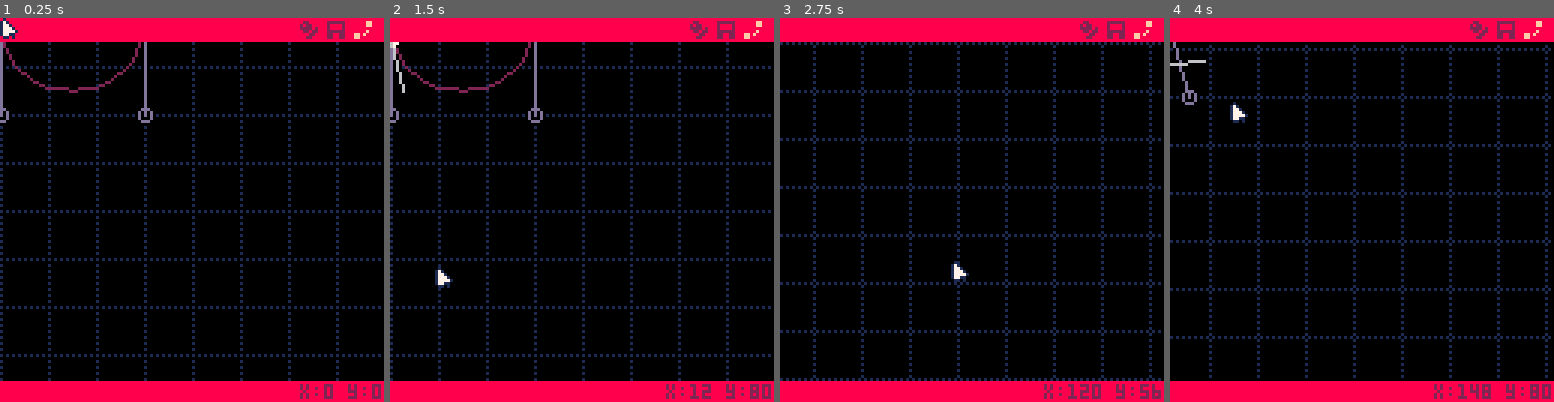
Above: before the commit, frames 1-4 (left to right).
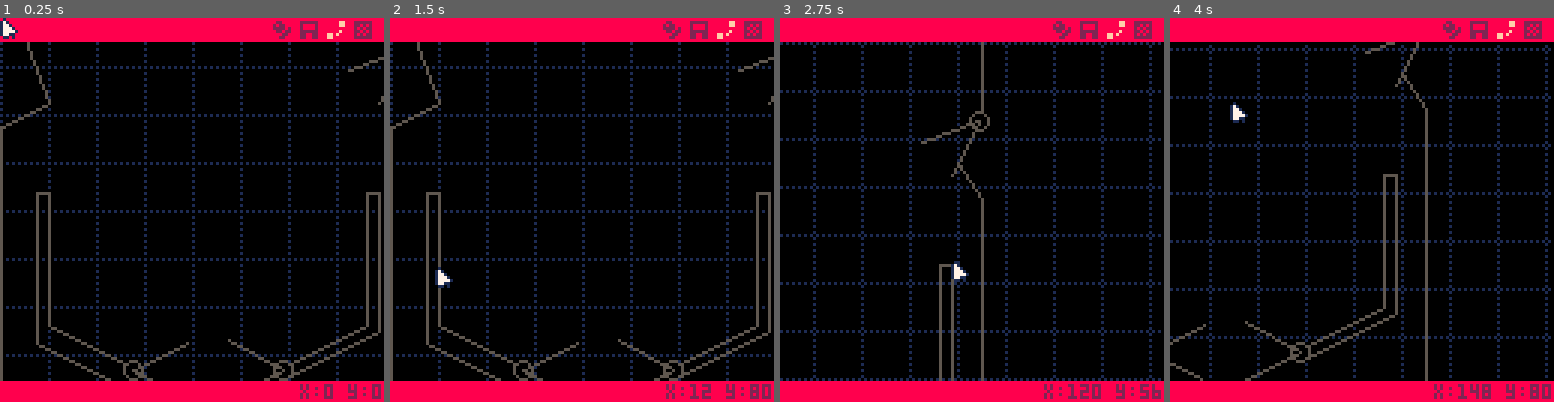
Above: after the commit, the same moments.

Repository: LouieChapm/Super3dPinball
Game: PICO-8 cartridge pinball_editor.p8
The game is run twice, just before and just after one commit, with the same random seed, the same clock (stepped at 60 frames per second) and the same inputs.
Inputs (mouse positions are in pixels of both pictures, inside the frame that each line leads up to):
- Up to frame 1 (0.25 s): no input
- Up to frame 2 (1.5 s): click (670, 121) at 0.67 s; click (436, 267) at 1.22 s
- Up to frame 3 (2.75 s): hold Right 1.6-2.1 s; click (887, 114) at 1.77 s; hold Up 2.15-2.42 s; click (952, 259) at 2.32 s; hold Right from 2.47 s (still down)
- Up to frame 4 (4 s): click (1404, 106) at 2.87 s; release Right at 3.03 s; hold Left 3.08-3.58 s; click (1465, 256) at 3.42 s; hold Down 3.63-3.97 s; click (1231, 102) at 3.97 s

The runs differ from the first frame. In frame 1, 4.5% of the frame differs, in the area x 0-100%, y 0-95%; in frame 2, 4.5%; in frame 3, 2.0%; in frame 4, 3.0%.

Commit message:
feature: start sensors

Diff:
--- a/pinball_editor.p8
+++ b/pinball_editor.p8
@@ -17,7 +17,7 @@
 show_points = true
 
 current_mode_index = 1
-modes_names=split"polygon edit,place parts,spline edit"
+modes_names=split"polygon edit,place parts,spline edit,place sensors"
 num_ui_modes = #modes_names
 modes_ui_x = 126 - num_ui_modes*9 		-- horizontal place to start drawing modes ui buttons
 
@@ -147,7 +147,7 @@
 
 	local mx,my = world_to_screen(MOUSE_X, MOUSE_Y)
 	CURSORXYSTRING = "x:" .. ((MOUSE_X - MOUSE_X%SNAP)) .. " y:" .. (MOUSE_Y - MOUSE_Y%SNAP)
-	if(not ZOOM_INACTIVE)CURSORXYSTRING = "zoom active"
+	if(not ZOOM_INACTIVE)CURSORXYSTRING = "zoom active"		-- hide the cursor coordinates when zoomed out bc I can't figure it out todo ?
 
 
 	update_cursor()
@@ -325,6 +325,7 @@
 	if(current_mode=="polygon edit")update_ui_polygon()
 	if(current_mode=="place parts")update_ui_parts()
 	if(current_mode=="spline edit")update_ui_splines()
+	if(current_mode=="place sensors")update_ui_sensors()
 
 	if mouseY_raw < 8 then
 		if mouseX_raw > modes_ui_x-2 then
@@ -347,6 +348,8 @@
 							goto_parts()
 						elseif mode_index == 3 then
 							goto_splines()
+						elseif mode_index == 4 then
+							goto_sensors()
 						end
 					end
 				end
@@ -388,6 +391,8 @@
 
 		cursor_selection = _point
 		SELECTION_INFO = "move point"
+
+		cursor_mode = 2
 	end
 
 	if _point.hover and MOUSE_CLICK then
@@ -417,6 +422,7 @@
 	if(current_mode=="polygon edit")draw_mode_polygon()
 	if(current_mode=="place parts")draw_mode_parts()
 	if(current_mode=="spline edit")draw_mode_spline()
+	if(current_mode=="place sensors")draw_mode_sensors()
 
 	do	-- top ui
 		rectfill(CAMERA_X, CAMERA_Y, CAMERA_X+128, CAMERA_Y+7, 8)
@@ -431,11 +437,17 @@
 
 	if(current_mode=="polygon edit")draw_ui_polygon()
 	if(current_mode=="place parts")draw_ui_parts()
+	-- splines
+	if(current_mode=="place sensors")draw_ui_sensors()
 
 	do -- bottom ui
 		rectfill(CAMERA_X, CAMERA_Y+121, CAMERA_X+128, CAMERA_Y+128, 8)
-		print(DEBUGTIME>0 and DEBUG or SELECTION_INFO, CAMERA_X+1, CAMERA_Y+122, 2)
-		print(CURSORXYSTRING, CAMERA_X+128 - #CURSORXYSTRING*4, CAMERA_Y+122, 2)
+
+		local debug_text = DEBUGTIME>0 and DEBUG or SELECTION_INFO
+		print(debug_text, CAMERA_X+1, CAMERA_Y+122, 2)
+
+		-- dont draw cursor xy if the debugtext is too long
+		if(#debug_text < 20)print(CURSORXYSTRING, CAMERA_X+128 - #CURSORXYSTRING*4, CAMERA_Y+122, 2)
 	end
 
 	do -- cursor
@@ -493,6 +505,8 @@
 					NEW_POINT_PREVIEW.next = collided_obj.next
 
 					SELECTION_INFO = "split line"
+
+					cursor_mode = 2
 				end
 			end
 		end
@@ -564,6 +578,8 @@
 		local x,y = world_to_screen(NEW_POINT_PREVIEW.x, NEW_POINT_PREVIEW.y)
 		circ(x, y, 2, 7)
 	end
+
+	foreach(SPLINES,draw_spline)
 
 	foreach(PARTS, draw_part)
 end
@@ -606,16 +622,16 @@
 	if(not ZOOM_INACTIVE)return
 
 
-	local hover = mouse_hb(part_x, part_y, part_w + 2, part_h)
+	-- check to see if the cursor is in UI
+	local hover = selected and mouse_hb(part_x, part_y, part_w + 2, part_h)
+
+	-- select new part assuming that it's not covered by the UI
 	if selected and not hover then
-		if MOUSE_CLICK or MOUSE_RIGHT_CLICK then
+		if MOUSE_CLICK or MOUSE_RIGHT_RELEASE and drag_update_x <1 and drag_update_y <1 then
 			unselected_on_frame=selected
 			new_selected()
-
-			-- allow you to drag straight away
-			if MOUSE_RIGHT_CLICK then
-				drag_next = t+1
-			end
+		elseif MOUSE_RIGHT_CLICK then
+			start_drag()
 		end
 	end
 
@@ -641,15 +657,22 @@
 	-- click and pick up placed obbjects
 	local mx,my = MOUSE_X, MOUSE_Y
 	local hover_part = nil
+
 	for part in all(PARTS) do
 		local dist = calc_dist2(part.x, part.y, MOUSE_X, MOUSE_Y)
 
-		part.hover = dist<10
-
-		if(part.hover)hover_part = part
-	end
-
-	-- debug(#PARTS)
+		-- don't swap objects if you're hovering over the UI
+		if not hover then
+			part.hover = dist<10
+
+			if(part.hover)hover_part = part
+		else
+			part.hover = false
+		end
+	end
+
+
+	if(hover_part)cursor_mode = 2
 
 	-- click on object on map
 	if hover_part and not placable and MOUSE_CLICK and not placed_on_frame then
@@ -676,6 +699,8 @@
 		foreach(_poly,draw_iPointLine)
 	end
 
+	foreach(SPLINES,draw_spline)
+
 	foreach(PARTS, draw_part)
 
 	-- draw current placing object thing
@@ -713,9 +738,7 @@
 
 
 function draw_ui_parts()
-	if(show_selector)pal(14,2)
-	spr(2, CAMERA_X + 3, CAMERA_Y)
-	if(show_selector)pal(14,14)
+	spr(show_selector and 7 or 2, CAMERA_X + 3, CAMERA_Y)
 	rectfill(CAMERA_X + 6, CAMERA_Y + 1, CAMERA_X + 26, CAMERA_Y + 7, show_selector and 2 or 14)
 	print("parts", CAMERA_X + 6, CAMERA_Y + 2, 8)
 
@@ -772,7 +795,7 @@
 
 	selinfo_index = 1
 	if _part then
-		can_drag = false
+		-- can_drag = false
 	else
 		can_drag = true
 	end
@@ -860,10 +883,10 @@
 	split"bumper radius", 						-- pop bumper
 }
 
--- secondary list to the above , used for tooltips
+-- secondary list to the above , used for iterators
 setting_iterators = {
 	split"????",
-	split"bool,1,-.01,.02", 		-- flipper
+	split"bool,1,-.01,.01", 		-- flipper
 	split"1", 						-- pop bumper
 }
 function draw_part_editor(_part)
@@ -952,6 +975,7 @@
 
 	show_handles = true
 
+	--[[
 	-- test ball on spline
 	ball = {
 		dist 	= 10, 			-- distance along spline
@@ -964,6 +988,7 @@
 		prev_x = 0,
 		prev_y = 0,
 	}
+	]]--
 end
 
 
@@ -972,7 +997,7 @@
 
 	foreach(SPLINES,update_spline)
 
-	update_ball(ball)
+	-- update_ball(ball)
 
 end
 
@@ -1135,17 +1160,15 @@
 end
 
 function draw_mode_spline()
-	--[[
 	for _poly in all(POLYGONS) do
 		foreach(_poly,draw_iPointLine)
 	end
 
 	foreach(PARTS, draw_part)
-	]]--
 
 	foreach(SPLINES,draw_spline)
 
-	draw_ball(ball)
+	-- draw_ball(ball)
 end
 
 function update_spline(s)
@@ -1159,6 +1182,8 @@
 
 	if(calc_dist2(s.x1 + s.ox1, s.y1 + s.oy1, MOUSE_X, MOUSE_Y)<rad)s.hover = 2
 	if(calc_dist2(s.x2 + s.ox2, s.y2 + s.oy2, MOUSE_X, MOUSE_Y)<rad)s.hover = 3
+
+	if(s.hover>0)cursor_mode = 2
 
 	if MOUSE_CLICK and s.hover>0 and show_handles or s.drag>0 then
 		if(s.drag<0)s.drag = s.hover
@@ -1200,6 +1225,8 @@
 
 	local hover_col = MOUSE_HOLD and 7 or 6
 
+	if(current_mode!="spline edit")cLine, cPoint, cHandle = 2, 2, 2
+
 
 
 
@@ -1211,7 +1238,7 @@
 	local x4,y4 = world_to_screen(s.x2, s.y2)
 
 	-- handle lines
-	if show_handles then
+	if show_handles and current_mode=="spline edit" then
 		line(x1, y1, x2, y2, cHandle)
 		line(x4, y4, x3, y3, cHandle)
 	end
@@ -1258,7 +1285,7 @@
 	end
 	]]--
 
-	if show_handles then
+	if show_handles and current_mode=="spline edit"  then
 		-- tolbar circles
 		circ(x2, y2, rad, s.hover==2 and hover_col or cPoint)
 		circ(x3, y3, rad, s.hover==3 and hover_col or cPoint)
@@ -1271,6 +1298,84 @@
 
 function bezier(p0,p1,p2,p3, t)
 	return (1-t)*((1-t)*((1-t)*p0+t*p1)+t*((1-t)*p1+t*p2)) + t*((1-t)*((1-t)*p1+t*p2)+t*((1-t)*p2+t*p3))
+end
+
+---------------------------------------------------- SENSORS
+
+function goto_sensors()
+	current_mode="place sensors"
+	current_mode_index = 4
+
+	-- display
+	show_selector = false
+
+	sensor_ui_options=split"box sensor,impact switch,rollover switch"
+
+	--[[
+	placable,selected = nil,nil
+	]]--
+end
+
+
+function update_ui_sensors()
+	if mouseY_raw < 8 then 							-- if cursor in top UI
+		if mouseX_raw >= 1 and mouseX_raw < 35 then 	-- if cursor is hovering over the sensor button
+			show_selector = true						-- highlight selector
+		end
+	end
+end
+
+function draw_mode_sensors()
+	for _poly in all(POLYGONS) do
+		foreach(_poly,draw_iPointLine)
+	end
+
+	foreach(SPLINES,draw_spline)
+
+	foreach(PARTS, draw_part)
+end
+
+function draw_ui_sensors()
+	do		-- draw folder ui
+		spr(show_selector and 7 or 2, CAMERA_X + 3, CAMERA_Y)
+		rectfill(CAMERA_X + 6, CAMERA_Y + 1, CAMERA_X + 34, CAMERA_Y + 7, show_selector and 2 or 14)
+		print("sensors", CAMERA_X + 6, CAMERA_Y + 2, 8)
+	end
+
+	if show_selector then 					-- if UI element is visible
+		local found = false					-- to check where cursor is hovering over ANY elements
+
+		for i=1,#sensor_ui_options do 				-- for each text in table of UI text
+			local _text = sensor_ui_options[i]		-- grab text
+
+			local _x,_y,_w,_h = 3, 9 + (i-1)*7,#_text*4, 6
+
+			-- the max line is some arbitrary minumum width to make it a bit nicer
+			local hover = mouse_hb(3, 7 + (i-1)*7,max(60, #_text*4), 8)
+			if hover then
+				found = true							-- indicate that we've found at least one element
+				SELECTION_INFO = "create " .. _text		-- set UI text to indicate selected object
+														-- we could probably stop looping here , but tokens > performance xD
+
+				if MOUSE_CLICK then 		-- clicked on button to make new object
+					debug("found " .. _text)
+				end
+			end
+
+											-- draw the text , and change the colours if it's highlighted
+			local _x,_y,_w,_h = CAMERA_X + 3, CAMERA_Y + 8 + (i-1)*7,#_text*4, 6
+			rectfill(_x,_y,_x+_w,_y+_h,hover and 7 or 14)
+			print(_text, _x + 1, _y + 1, hover and 14 or 7)
+
+		end
+
+												-- hide UI if no object was found
+		if not (CURSOR_IN_UI and MOUSE_X < 64) and not found then
+			show_selector = false
+		else
+			if(mouseY_raw>8)cursor_mode=2		-- change cursor sprite
+		end
+	end
 end
 
 ---------------------------------------------------- LOOKUP TABLES
@@ -1506,14 +1611,14 @@
 
 
 __gfx__
-00000000010000000000000000000000000000000000000011111000000000000000000088888888888888888888888800000000000000000000000000000000
-000000001710000000eeeeee00000000000070000777000017771000000000000000000088228888822222288888822800000000000000000000000000000000
-00700700177100000eeeeeee00000000000077000777000011711000000000000000000082822888828888288888822800000000000000000000000000000000
-0007700017771000eeeeeeee0000e000000077700777000001710000000000000000000082222828828888288888888800000000000000000000000000000000
-0007700017777100eeeeeeee000eee00000077000000000001710000000000000000000088228228822222288888828800000000000000000000000000000000
-0070070017711000eeeeeeee0000e000000070000000000011711000000000000000000088882288822882288228288800000000000000000000000000000000
-0000000001101000eeeeeeee00000000000000000000000017771000000000000000000088822888822882288228888800000000000000000000000000000000
-0000000000000000eeeeeeee00000000000000000000000011111000000000000000000088888888888888888888888800000000000000000000000000000000
+00000000010000000000000000000000000000000000000011111000000000000000000088888888888888888888888888888888000000000000000000000000
+000000001710000000eeeeee00000000000070000777000017771000002222220000000088228888822222288888822882222228000000000000000000000000
+00700700177100000eeeeeee00000000000077000777000011711000022222220000000082822888828888288888822882282828000000000000000000000000
+0007700017771000eeeeeeee0000e000000077700777000001710000222222220000000082222828828888288888888882828228000000000000000000000000
+0007700017777100eeeeeeee000eee00000077000000000001710000222222220000000088228228822222288888828882282828000000000000000000000000
+0070070017711000eeeeeeee0000e000000070000000000011711000222222220000000088882288822882288228288882828228000000000000000000000000
+0000000001101000eeeeeeee00000000000000000000000017771000222222220000000088822888822882288228888882222228000000000000000000000000
+0000000000000000eeeeeeee00000000000000000000000011111000222222220000000088888888888888888888888888888888000000000000000000000000
 00010000000000000000000000000000000000000000000000000000000000000000000000000000000000000000000000000000000000000000000000000000
 00171000000000000000000000000000000000000000000000000000000000000000000000000000000000000000000000000000000000000000000000000000
 00171101000001010100000000000000000000000000000000000000000000000000000000000000000000000000000000000000000000000000000000000000
--- a/super_3d_pinball.p8
+++ b/super_3d_pinball.p8
@@ -3,6 +3,8 @@
 __lua__
 -- init
 
+-- TODO ADD MORE COMMENTS
+
 GRAVITY =  .06
 DEBUG = ""
 DEBUGTIME = 90
@@ -36,7 +38,7 @@
 
 
 	BALLS={}
-	for i=1,3 do
+	for i=1,1 do
 		new_ball(20 + i*5,120)
 	end
 
@@ -192,8 +194,8 @@
 		end
 	end
 
-	local cam_lerp_speed = .01 --0.05 + lerp(0,.1,min(abs(ball.dirX)+abs(ball.dirY),5)/5) * PHYSICS_SPEED
-	local target_x, target_y = ball.x, ball.y -- mid(62, ball.x + ball.dirX, 76) , min(ball.y + ball.dirY * 8, 90)
+	local cam_lerp_speed = 0.05 + lerp(0,.1,min(abs(ball.dirX)+abs(ball.dirY),5)/5) * PHYSICS_SPEED
+	local target_x, target_y = mid(62, ball.x + ball.dirX, 76) , min(ball.y + ball.dirY * 8, 90)
 
 	CAMERA_X,CAMERA_Y = lerp(CAMERA_X, target_x, cam_lerp_speed), lerp(CAMERA_Y, target_y, cam_lerp_speed)
 	camera(flr(CAMERA_X + cam_ox), flr(CAMERA_Y + cam_oy))
@@ -338,11 +340,9 @@
 	if(#POINTS>5)deli(POINTS,5)
 	add(POINTS, new_point(newX, newY))
 
-	local force = 6 + rnd"2"
-
-	debug(tostr(dirX * force) .. ", " .. tostr(dirY * force))
-
-	add_force(ball, dirX * force, dirY * force, false)
+	local force = 4 + rnd"2"
+
+	add_force(ball, dirX * force, dirY * force, true)
 end
 
 
@@ -393,7 +393,7 @@
 
 		add_force(ball, velocityX * bounciness, velocityY * bounciness * 1.2, false)
 	else
-		wall_col(flipper, point, ball)
+		col_wall(flipper, point, ball)
 	end
 end
 
@@ -404,14 +404,15 @@
 	-- check collision with each line of edge
 	-- foreach(LINES, line_col)
 	for wall in all(WALLS) do
-		-- wall_col(wall, _ball)
+		-- col_wall(wall, _ball)
 
 		local hit,point = line_collision(wall.x1, wall.y1, wall.x2, wall.y2, _ball, {wall.dirX, wall.dirY, wall.length})
 		if hit then
-			wall_col(wall, point, _ball)
-		end
-	end
-
+			col_wall(wall, point, _ball)
+		end
+	end
+
+	-- iterate through LINE_COL list for collisions
 	for line in all(LINE_COL) do
 		local hit,point = line_collision(line[1], line[2], line[3], line[4], _ball)
 		if hit then
@@ -419,6 +420,7 @@
 		end
 	end
 
+	-- iterate through CIRC_COL list for collisions
 	for circ in all(CIRC_COL) do
 		local hit,point = circ_collision(circ[1], circ[2], circ[3], _ball)
 		if hit then
@@ -426,22 +428,37 @@
 		end
 	end
 
+	--[[
+	-- iterate through BOX_COL list for collisions
+	for box in all(BOX_COL) do
+		local hit,point = box_collision(box[1], box[2], box[3], box[4] _ball)
+		if hit then
+			box[5]:col(point, _ball)
+		end
+	end
+	]]
+
+					-- apply gravity force
 	add_force(_ball, 0, GRAVITY * deltaTime, false)
 
+					-- clamp ball speed to maximum velocity
 	_ball.dirX = mid(-BALL_MAX_VELOCITY, _ball.dirX, BALL_MAX_VELOCITY)
 	_ball.dirY = mid(-BALL_MAX_VELOCITY, _ball.dirY, BALL_MAX_VELOCITY)
 
+					-- find normal direction / speed
 	local dist=calc_dist2(_ball.x, _ball.y, _ball.x + _ball.dirX, _ball.y + _ball.dirY)
 	_ball.n_dirX, _ball.n_dirY = _ball.dirX / dist, _ball.dirY / dist -- normalised direction ?
 
+					-- update additive velocity
 	_ball.additive_velocity = abs(_ball.dirX) + abs(_ball.dirY)
-	-- debug(_ball.additive_velocity)
-
-	-- if(_ball.y>180)_ball.x, _ball.y, _ball.dirX, _ball.dirY = 92,112, 0, 0
-end
-
-
-function wall_col(wall, point, ball)
+
+					-- todo remove this
+					-- move ball to flipper when it drains
+	if(_ball.y>180)_ball.x, _ball.y, _ball.dirX, _ball.dirY = 92,112, 0, 0
+end
+
+
+function col_wall(wall, point, ball)
 	local dirX, dirY, length = get_direction_of_vector(convert_points_to_vector(point[1],point[2], ball.x, ball.y))
 
 	ball.x, ball.y = point[1] + dirX * BALL_RADIUS, point[2] + dirY * BALL_RADIUS
@@ -455,7 +472,7 @@
 
 	-- an extra check to see if the ball is "skimming" the wall , in which case don't bounce it too much- I guess
 	local skim_check = dot_product(ball.n_dirX, ball.n_dirY, dirX, dirY)
-	if abs(skim_check)<.3 then
+	if abs(skim_check)<.3 or ball.additive_velocity<1 then
 		debug(tostr(t) .. "\n" .. skim_check)
 		dx = dirX
 		dy = dirY
@@ -463,6 +480,7 @@
 		bounciness = .3
 	end
 
+	if(ball.additive_velocity<1)debug(t)
 
 	add_force(ball, dx, dy, false)
 end
Not shown, changed: inf_mapdata.txt
Not shown, changed: Super3dPinball.aseprite
